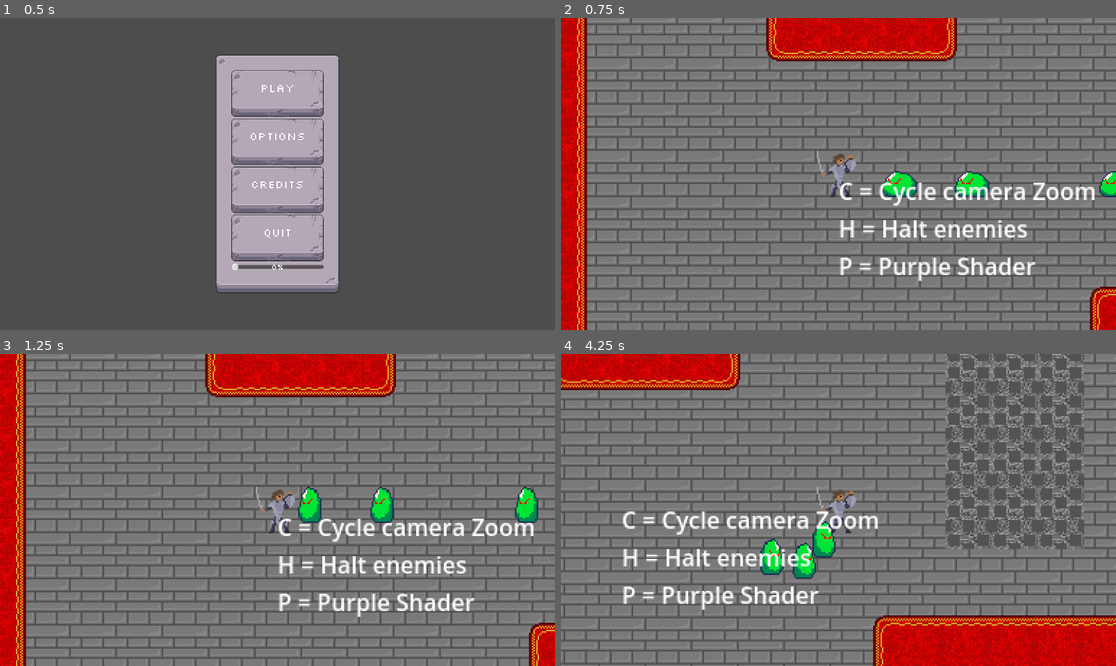
Above: before the commit, frames 1-4 (two rows, left to right).
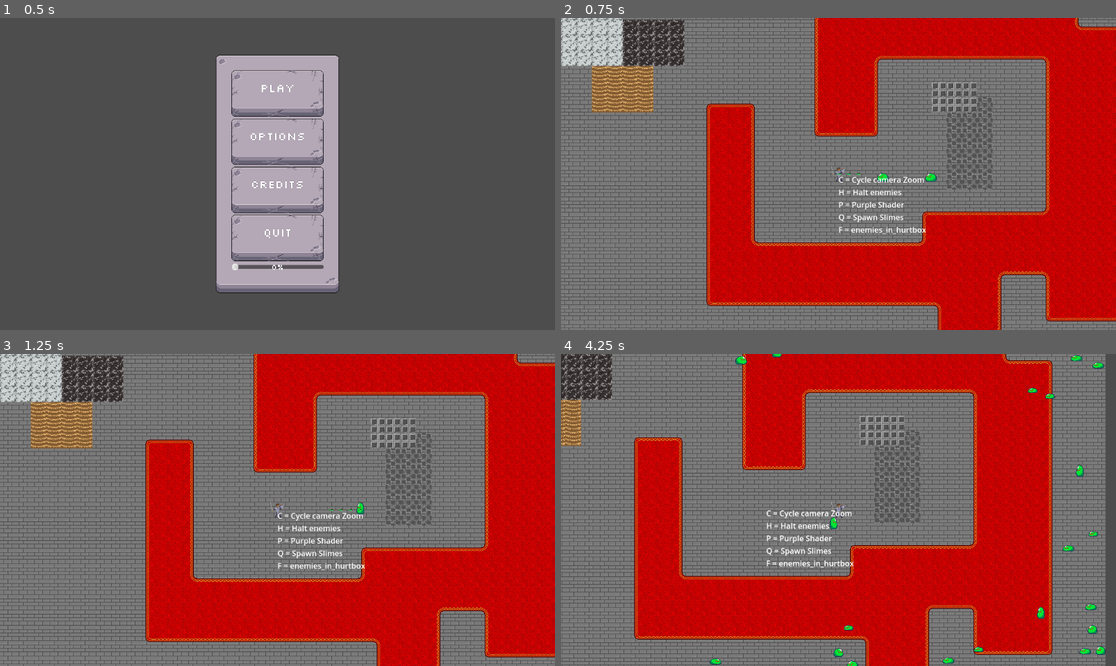
Above: after the commit, the same moments.

Repository: Nocturnal-Skirmish/nocskir
Game: Godot game, scene res://scenes/game_ui.tscn
The game is run twice, just before and just after one commit, with the same random seed, the same clock (stepped at 60 frames per second) and the same inputs.
Inputs (mouse positions are in pixels of both pictures, inside the frame that each line leads up to):
- Up to frame 1 (0.5 s): no input
- Up to frame 2 (0.75 s): click "Options" at 0.5 s
- Up to frame 3 (1.25 s): no input
- Up to frame 4 (4.25 s): move the mouse to (960, 494) at 1.27 s; hold Right (ui_right) 1.28-2.03 s; hold Q 1.28-2.03 s; tap F at 1.55, 2.1, 3.05, 3.6 s; move the mouse to (727, 525) at 2.02 s; hold Down (ui_down) 2.03-2.78 s; tap Q at 2.3, 3.8 s; move the mouse to (894, 441) at 2.77 s; hold Right (ui_right) 2.78-3.53 s; hold Q 2.78-3.53 s; move the mouse to (810, 572) at 3.52 s; hold Up (ui_up) from 3.53 s (still down)

Frame 1 is identical in both runs. In frame 2, 63% of the frame differs, in the area x 0-100%, y 0-100%; in frame 3, 63%; in frame 4, 68%.

Commit message:
added simple projectile logic
Co-Authored-By: Magisc <ddyshlovskyi@gmail.com>

Diff:
--- a/project/nocturnal-skirmish/scenes/main.tscn
+++ b/project/nocturnal-skirmish/scenes/main.tscn
@@ -50,9 +50,12 @@
 height = 26.0
 
 [sub_resource type="RectangleShape2D" id="RectangleShape2D_tipki"]
-size = Vector2(19.2, 16.2)
+size = Vector2(1497.6, 842.4)
 
 [sub_resource type="CapsuleShape2D" id="CapsuleShape2D_o6xl0"]
+
+[sub_resource type="CircleShape2D" id="CircleShape2D_tipki"]
+radius = 100.0
 
 [sub_resource type="AtlasTexture" id="AtlasTexture_tefeu"]
 atlas = ExtResource("5_tbgi4")
@@ -116,7 +119,7 @@
 [sub_resource type="CapsuleShape2D" id="CapsuleShape2D_tipki"]
 height = 28.0
 
-[node name="Node2D" type="Node2D"]
+[node name="Main" type="Node2D"]
 script = ExtResource("1_tefeu")
 
 [node name="TileMap" type="Node2D" parent="."]
@@ -146,13 +149,12 @@
 shape = SubResource("CapsuleShape2D_0wfyh")
 
 [node name="Camera2D" type="Camera2D" parent="Player"]
-zoom = Vector2(3, 3)
 
 [node name="CameraMaxViewArea" type="Area2D" parent="Player/Camera2D"]
+visible = false
 
 [node name="CollisionShape2D" type="CollisionShape2D" parent="Player/Camera2D/CameraMaxViewArea"]
-position = Vector2(0, 1.5258789e-05)
-scale = Vector2(60, 40)
+position = Vector2(0, 7.6293945e-06)
 shape = SubResource("RectangleShape2D_tipki")
 debug_color = Color(0, 0.62866974, 0.49322212, 0.41960785)
 
@@ -161,6 +163,12 @@
 [node name="CollisionShape2D" type="CollisionShape2D" parent="Player/HurtBox"]
 shape = SubResource("CapsuleShape2D_o6xl0")
 debug_color = Color(1, 0, 0.13333334, 0.16078432)
+
+[node name="RangeArea" type="Area2D" parent="Player"]
+
+[node name="CollisionShape2D" type="CollisionShape2D" parent="Player/RangeArea"]
+shape = SubResource("CircleShape2D_tipki")
+debug_color = Color(0.9764706, 0, 0.42745098, 0.1254902)
 
 [node name="EnemySlime" parent="." instance=ExtResource("5_o6xl0")]
 position = Vector2(50, 0)
@@ -235,8 +243,12 @@
 size_flags_vertical = 1
 text = "C = Cycle camera Zoom
 H = Halt enemies
-P = Purple Shader"
+P = Purple Shader
+Q = Spawn Slimes
+F = enemies_in_hurtbox"
 
 [connection signal="ready" from="." to="." method="_on_ready"]
 [connection signal="area_entered" from="Player/HurtBox" to="Player" method="_on_hurt_box_area_entered"]
 [connection signal="area_exited" from="Player/HurtBox" to="Player" method="_on_hurt_box_area_exited"]
+[connection signal="area_entered" from="Player/RangeArea" to="Player" method="_on_range_area_entered"]
+[connection signal="area_exited" from="Player/RangeArea" to="Player" method="_on_range_area_exited"]
--- /dev/null
+++ b/project/nocturnal-skirmish/scenes/simple_Projectile.tscn
@@ -0,0 +1,50 @@
+[gd_scene load_steps=7 format=3 uid="uid://c4c8o2vcud5ux"]
+
+[ext_resource type="Script" uid="uid://bai56eb3fs53m" path="res://scripts/simple_projectile.gd" id="1_vt5mq"]
+[ext_resource type="Texture2D" uid="uid://brcb5ubp0cwdl" path="res://assets/sprites/simple_projectile_concept.png" id="2_gk4ys"]
+
+[sub_resource type="AtlasTexture" id="AtlasTexture_wydng"]
+atlas = ExtResource("2_gk4ys")
+region = Rect2(40, 0, 8, 8)
+
+[sub_resource type="AtlasTexture" id="AtlasTexture_mpfvp"]
+atlas = ExtResource("2_gk4ys")
+region = Rect2(48, 0, 8, 8)
+
+[sub_resource type="SpriteFrames" id="SpriteFrames_puu0l"]
+animations = [{
+"frames": [{
+"duration": 1.0,
+"texture": SubResource("AtlasTexture_wydng")
+}, {
+"duration": 1.0,
+"texture": SubResource("AtlasTexture_mpfvp")
+}],
+"loop": true,
+"name": &"default",
+"speed": 5.0
+}]
+
+[sub_resource type="CircleShape2D" id="CircleShape2D_1ydfj"]
+radius = 5.0
+
+[node name="SimpleProjectile" type="Node2D"]
+script = ExtResource("1_vt5mq")
+
+[node name="AnimatedSprite2D" type="AnimatedSprite2D" parent="."]
+rotation = 0.7853982
+sprite_frames = SubResource("SpriteFrames_puu0l")
+
+[node name="HitBox" type="Area2D" parent="."]
+
+[node name="CollisionShape2D" type="CollisionShape2D" parent="HitBox"]
+shape = SubResource("CircleShape2D_1ydfj")
+
+[node name="Timer" type="Timer" parent="."]
+wait_time = 10.0
+one_shot = true
+autostart = true
+
+[connection signal="ready" from="." to="." method="_on_ready"]
+[connection signal="area_entered" from="HitBox" to="." method="_on_hit_box_area_entered"]
+[connection signal="timeout" from="Timer" to="." method="_on_timer_timeout"]
--- a/project/nocturnal-skirmish/scripts/main_game.gd
+++ b/project/nocturnal-skirmish/scripts/main_game.gd
@@ -15,10 +15,9 @@
 	var camera_max_view_area = get_node("Player/Camera2D/CameraMaxViewArea")
 	var camera_max_view_area_shape = camera_max_view_area.get_node("CollisionShape2D").shape
 	var spawn_range = 100.0 # Amount of pixels outside camera_max_view_area that enemy can spawn in
-	var camera_max_view_area_margin = 1000 # Amount of pixels that the view are gets pushed out to
 
 	var extents = camera_max_view_area_shape.extents
-	var total_extents = (extents + Vector2(camera_max_view_area_margin, camera_max_view_area_margin)) + Vector2(spawn_range, spawn_range)
+	var total_extents = extents + Vector2(spawn_range, spawn_range)
 	var spawn_pos = Vector2.ZERO
 
 	# Decide randomly which side outside the viewport to spawn (top, bottom, left, right)
@@ -92,3 +91,6 @@
 	if Input.is_key_pressed(KEY_P) and camera_timer <= 0.0:
 		toggle_shader()
 		camera_timer = camera_interval
+
+	if Input.is_key_pressed(KEY_Q):
+		spawn_node_outside_viewport()
--- a/project/nocturnal-skirmish/scripts/player.gd
+++ b/project/nocturnal-skirmish/scripts/player.gd
@@ -2,13 +2,16 @@
 
 @export var speed = 200
 @export var health_points = 100
-@export var enemies_in_hurtbox: Array[CharacterBody2D] = []
 @export var damage_interval = 0.5
 @export var damage_timer = 0.0
+@export var projectile_interval = 0.05
+@export var projectile_timer = 0.0
 
 @onready var player = $Sprite2D
-@onready var hurt_box_entered = false
-
+@onready var enemies_in_hurtbox: Array[CharacterBody2D] = []
+@onready var enemies_in_range: Array[CharacterBody2D] = []
+@onready var SimpleProjectileScene = preload("res://scenes/simple_Projectile.tscn")
+@onready var projectile_spawn_count = 0
 
 func _process(delta):
 	if enemies_in_hurtbox.size() > 0:
@@ -31,11 +34,39 @@
 		player.flip_h = false
 
 	if Input.is_key_pressed(KEY_F):
-		print(enemies_in_hurtbox)
+		print(enemies_in_range)
 
 	if player_velocity.length() > 0:
 		player_velocity = player_velocity.normalized() * speed
 		position += player_velocity * delta
+
+	if enemies_in_range.size() > 0:
+		projectile_timer -= delta
+		if projectile_timer <= 0.0:
+			var closest_float: float = 99999999.99
+			var closest_enemy: CharacterBody2D
+			# Selection sort
+			for enemy in enemies_in_range:
+				# Get distance from player
+				var enemy_pos = enemy.global_position
+				var player_pos = global_position
+				var distance = enemy_pos.distance_to(player_pos)
+
+				# See if its less than the current closest enemy
+				if distance < closest_float:
+					closest_float = distance
+					closest_enemy = enemy
+
+			#Send projectile towards enemy
+			var projectile = SimpleProjectileScene.instantiate()
+			projectile.global_position = global_position
+
+			projectile_spawn_count += 1
+			projectile.name = "%s%d" % ["SimpleProjectile", projectile_spawn_count]
+			projectile.target_body = closest_enemy
+			print(str(global_position) + " | " + projectile.name)
+			get_parent().add_child(projectile)
+			projectile_timer = projectile_interval
 
 func _on_hurt_box_area_entered(area: Area2D) -> void:
 	var enemy_body = area.get_parent()
@@ -55,3 +86,13 @@
 
 			if health_points <= 0:
 				get_tree().change_scene_to_file("res://scenes/game_ui.tscn")
+
+func _on_range_area_entered(area: Area2D) -> void:
+	var enemy_body = area.get_parent()
+	if "entity_type" in enemy_body and enemy_body["entity_type"] == "enemy":
+		enemies_in_range.append(enemy_body)
+
+func _on_range_area_exited(area: Area2D) -> void:
+	var enemy_body = area.get_parent()
+	if "entity_type" in enemy_body and enemy_body["entity_type"] == "enemy":
+		enemies_in_range.erase(enemy_body)
--- /dev/null
+++ b/project/nocturnal-skirmish/scripts/simple_projectile.gd
@@ -0,0 +1,30 @@
+extends Node2D
+
+@export var projectile_speed = 300
+@export var projectile_damage = 2
+@export var pierce_amount = 1
+@export var projectile_scale = 1
+@export var projectile_size_mult = 1
+@export var target_body: CharacterBody2D
+
+@onready var target_pos = target_body.global_position
+@onready var targets_hit = 0
+
+func _process(delta: float) -> void:
+	var direction = Vector2(cos(rotation), sin(rotation))
+	position += direction * projectile_speed * delta
+
+func _on_ready() -> void:
+	rotation = (target_pos - global_position).angle()
+
+func _on_hit_box_area_entered(area: Area2D) -> void:
+	var enemy_body = area.get_parent()
+	if "entity_type" in enemy_body and enemy_body["entity_type"] == "enemy":
+		enemy_body.queue_free()
+		print("Enemy hit")
+		if targets_hit >= pierce_amount:
+			queue_free()
+		targets_hit += 1
+
+func _on_timer_timeout() -> void:
+	queue_free()
Binary file added: project/nocturnal-skirmish/assets/sprites/simple_projectile_concept.png
Not shown, added: project/nocturnal-skirmish/assets/sprites/simple_projectile_concept.png.import
Not shown: 1 places in project/nocturnal-skirmish/scenes/main.tscn that only renumber resources
Not shown, added: project/nocturnal-skirmish/scripts/simple_projectile.gd.uid
